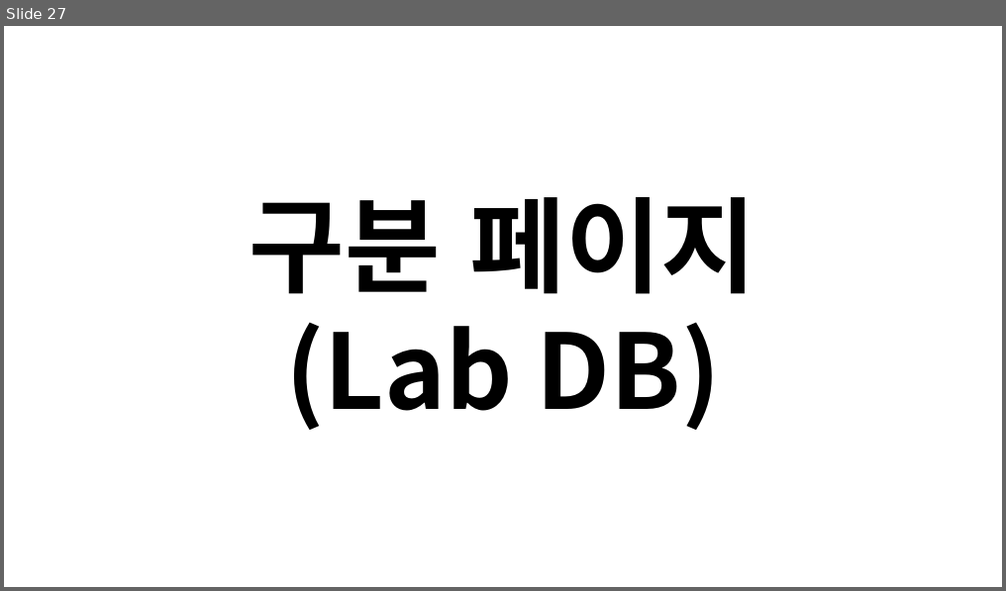
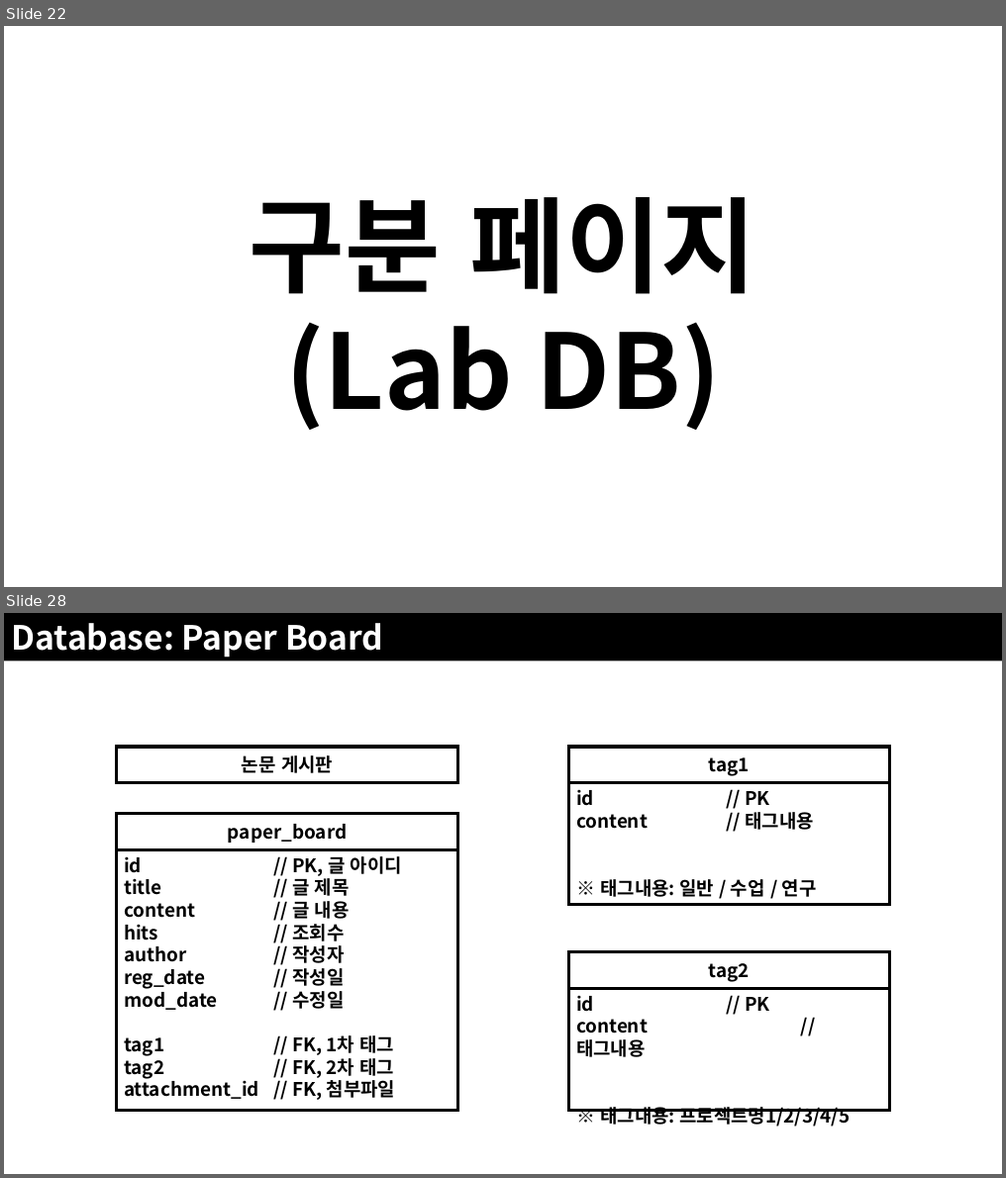
Before and after one commit to JoSihun/CGVR_Lab, a slide deck: documents/01_프로젝트_개발계획.pptx. Shown one above the other, each under a label of ours: slide 27 before the commit, slides 22 and 28 after it; the slides between them are not shown. The pictures are 1006x591 and 1006x1178 pixels, drawn with LibreOffice and Linux fonts; fonts in the diff are those of the drawing. Boxes give left, top, right and bottom in pixels: in the first picture for what was removed or moved away, otherwise in the second. Text is boxed around its words. In the diff, an @@ line names an element or a change of style, - is before the commit and + after.

```diff
--- a/documents/01_프로젝트_개발계획.pptx
+++ b/documents/01_프로젝트_개발계획.pptx
@@ slide 28 added at (x1=4, y1=613, x2=1002, y2=1174), background #FFFFFF @@
@@ rectangle added at (x1=4, y1=613, x2=1002, y2=661), fill #000000, 32 pt, text #FFFFFF, bold @@
+Database: Paper Board
@@ group added at (x1=116, y1=747, x2=890, y2=1110): 7 rectangles @@
+id // PK, 글 아이디
+title // 글 제목
+content // 글 내용
+hits // 조회수
+author // 작성자
+reg_date // 작성일
+mod_date // 수정일
+tag1 // FK, 1차 태그
+tag2 // FK, 2차 태그
+attachment_id // FK, 첨부파일
+paper_board
+논문 게시판
+id // PK
+content // 태그내용
+※ 태그내용: 일반 / 수업 / 연구
+tag1
+id // PK
+content // 태그내용
+※ 태그내용: 프로젝트명1/2/3/4/5
+tag2
@@ what was slide 27 is now slide 22 @@
```
Also in this commit, not shown: 9 slides changed, 10 other slides added, 5 slides removed.
